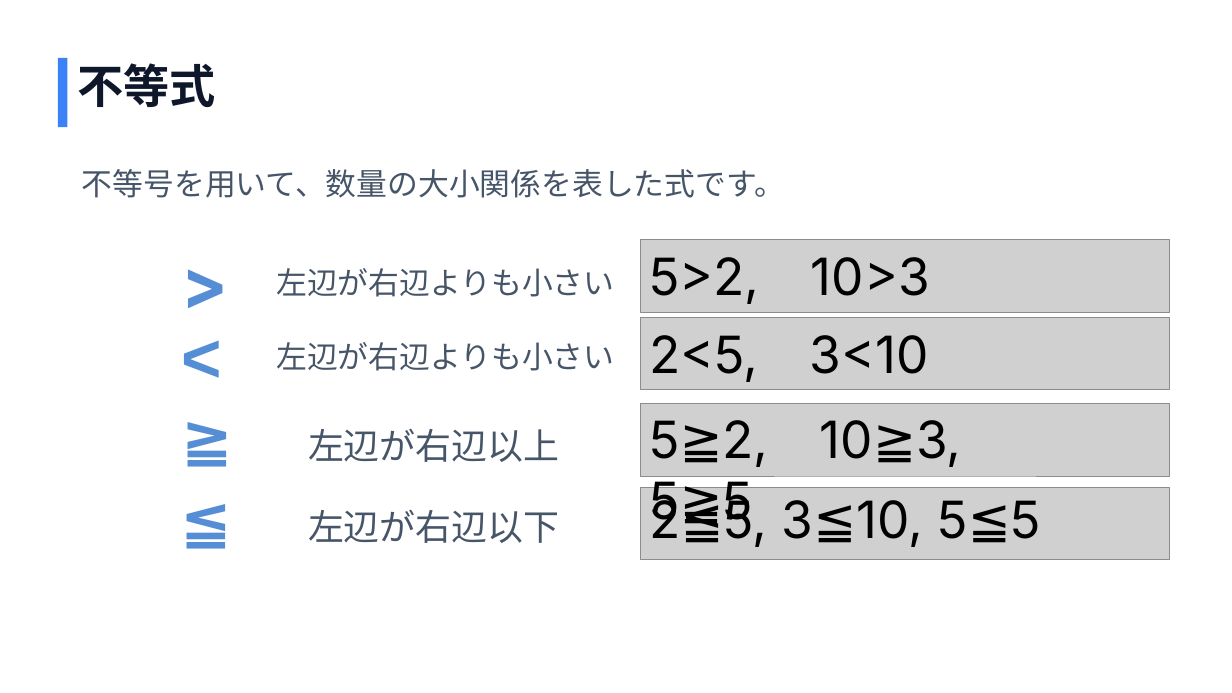
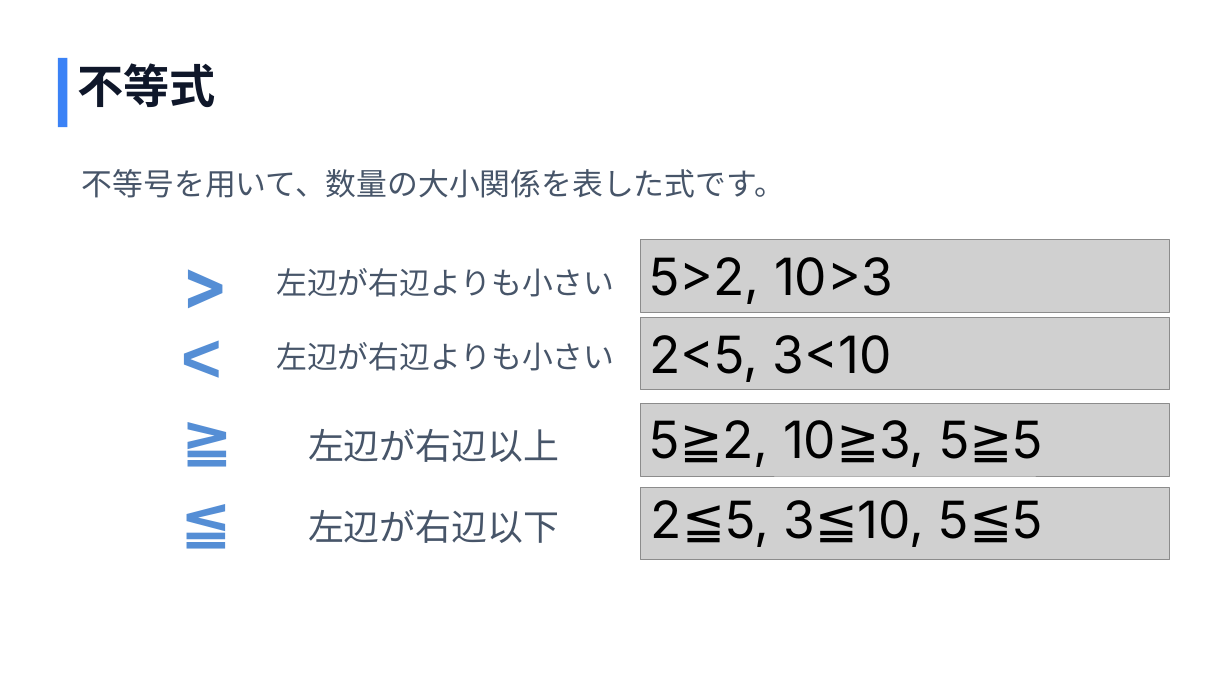
Before and after one commit to asohiroto/GameMath, a slide deck: slide 12 of 01.数学基礎/01.数学基礎.pptx (slide 8 before the commit). Drawn at 1232x693 pixels with LibreOffice and Linux fonts; fonts in the diff are those of the drawing; grey boxes stand for pictures. Boxes give left, top, right and bottom in pixels: in the first picture for what was removed or moved away, otherwise in the second. Text is boxed around its words. In the diff, an @@ line names an element or a change of style, - is before the commit and + after.

```diff
--- a/01.数学基礎/01.数学基礎.pptx
+++ b/01.数学基礎/01.数学基礎.pptx
@@ text "5≧2, 10≧3, 5≧5" rewrapped from (649, 420, 961, 530) to (649, 420, 1042, 467) @@
@@ 3 texts: place and size @@
-3 texts at (649, 257, 1041, 547)
+3 texts at (649, 257, 1042, 547)
```
Also in this commit, not shown: 3 other slides changed, 7 slides added, 2 other files.
